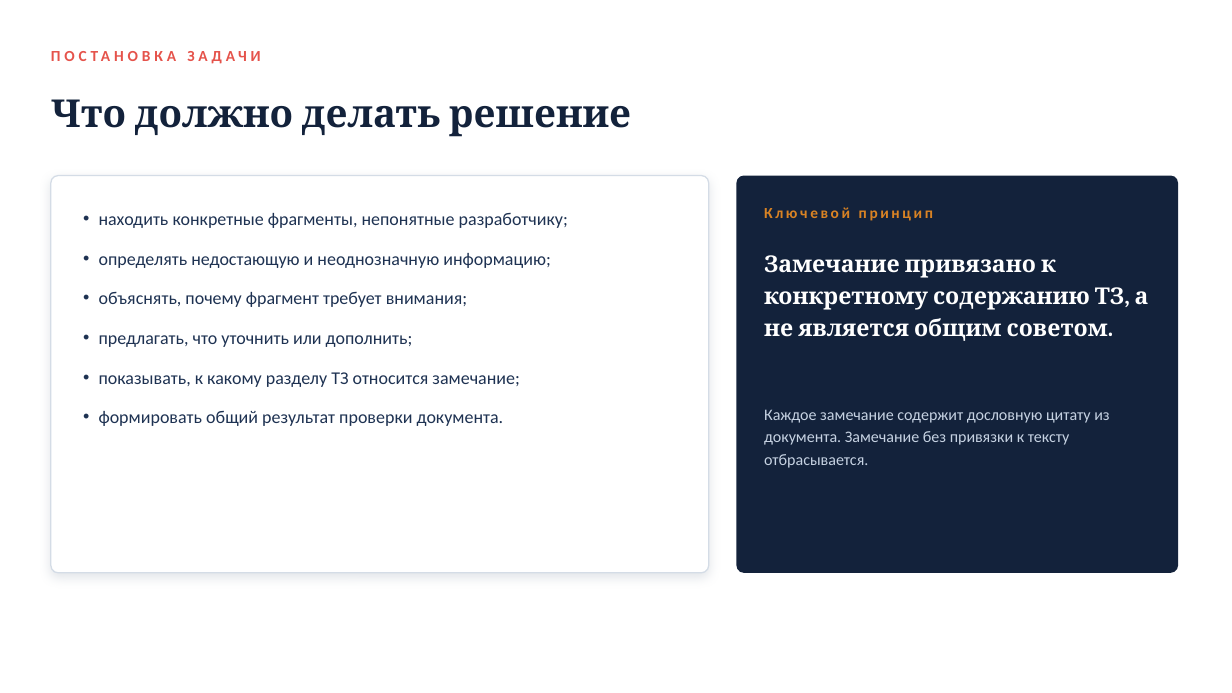
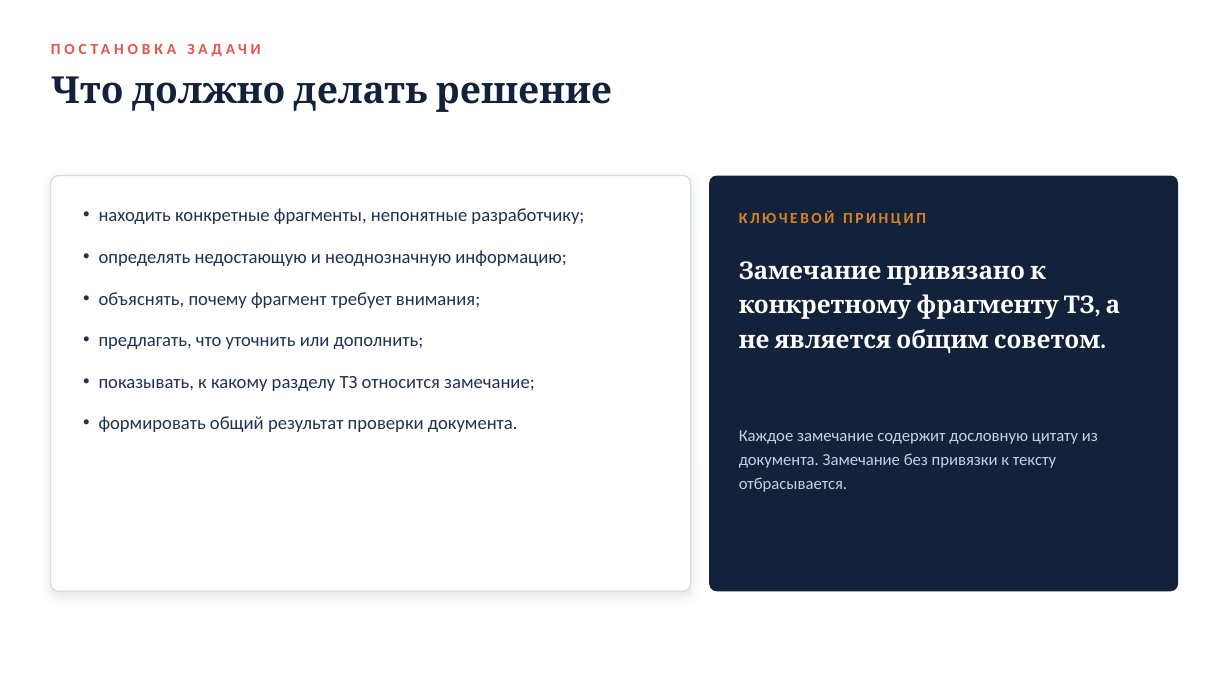
Before and after one commit to kayaal34/aitalenthub-hackathon, a slide deck: slide 4 of presentation/ТЗ-Ревьюер — промежуточная защита.pptx. Drawn at 1232x693 pixels with LibreOffice and Linux fonts; fonts in the diff are those of the drawing. Boxes give left, top, right and bottom in pixels: in the first picture for what was removed or moved away, otherwise in the second. Text is boxed around its words. In the diff, an @@ line names an element or a change of style, - is before the commit and + after.

```diff
--- a/presentation/ТЗ-Ревьюер — промежуточная защита.pptx
+++ b/presentation/ТЗ-Ревьюер — промежуточная защита.pptx
@@ text "ПОСТАНОВКА ЗАДАЧИ" at [51, 39, 1178, 68]: vertical alignment middle to top @@
@@ text "Что должно делать решение" at [51, 76, 612, 112]: size 30 to 29 pt; vertical alignment middle to top @@
@@ rounded rectangle: place and size @@
-rounded rectangle at [51, 176, 709, 573]
+rounded rectangle at [51, 176, 691, 592]
@@ rounded rectangle at [51, 176, 691, 592]: proportions changed @@
@@ rounded rectangle at [710, 176, 1178, 592]: proportions changed @@
@@ rounded rectangle: place and size @@
-rounded rectangle at [737, 176, 1178, 573]
+rounded rectangle at [710, 176, 1178, 592]
@@ text "находить конкретные фрагменты, непонятные разработчику;" at [99, 208, 584, 432]: size 14 to 14.5 pt; more space between paragraphs @@
@@ text at [739, 210, 926, 226]: text changed @@
-Ключевой принцип
+КЛЮЧЕВОЙ ПРИНЦИП
@@ text at [739, 261, 1121, 353]: text changed; size 18 to 19 pt @@
-Замечание привязано к конкретному содержанию ТЗ, а не является общим советом.
+Замечание привязано к конкретному фрагменту ТЗ, а не является общим советом.
@@ text "Каждое замечание содержит дословную цитату ...": place and size @@
-text "Каждое замечание содержит дословную цитату ..." at [764, 409, 1109, 468]
+text "Каждое замечание содержит дословную цитату ..." at [739, 430, 1098, 492]
@@ text "Каждое замечание содержит дословную цитату ..." at [739, 430, 1098, 492]: size 12.5 to 13 pt; line spacing 1.15 to 1.2 @@
```
Also in this commit, not shown: 7 other slides changed, 1 slide added, 14 other files.
